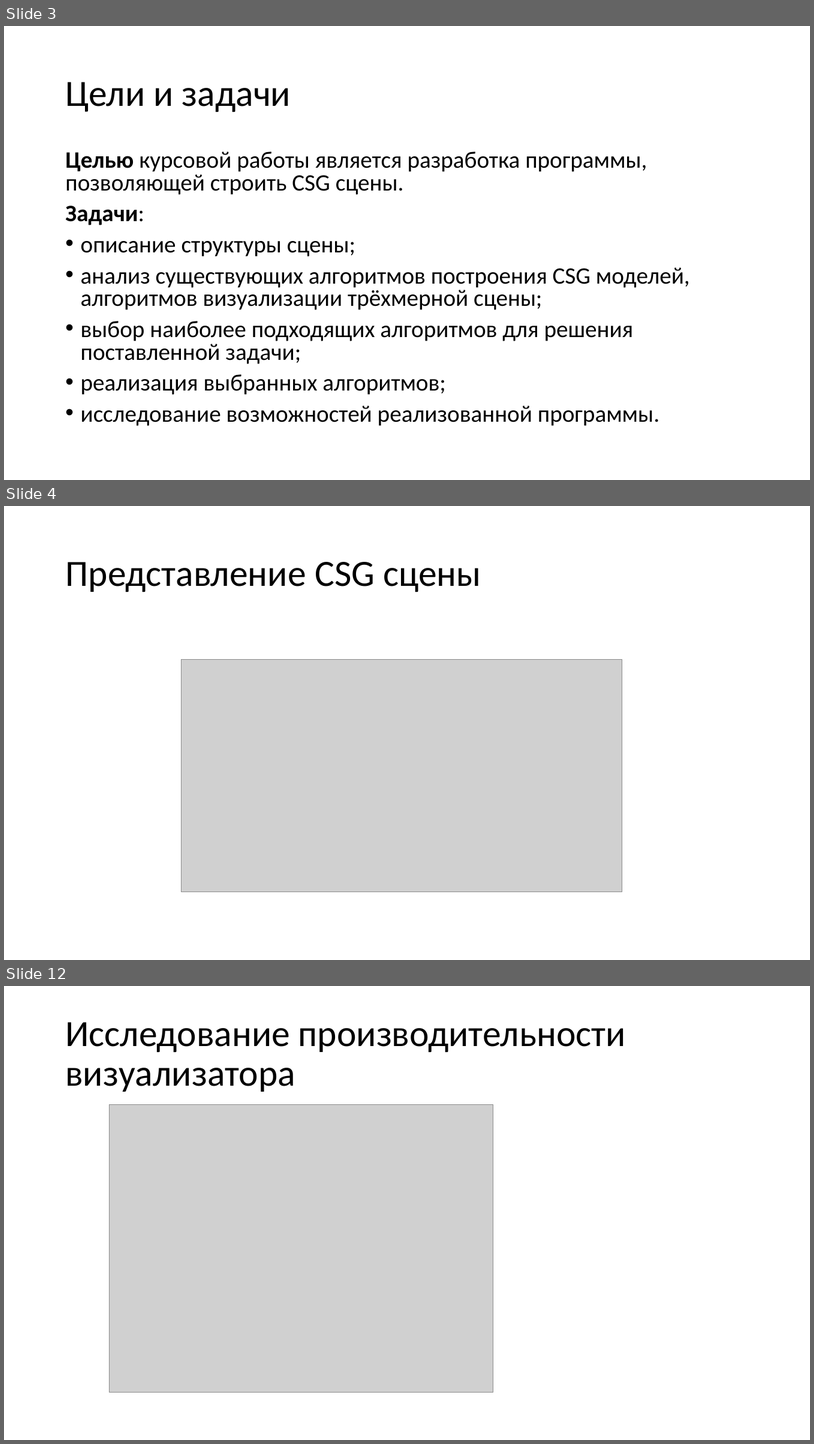
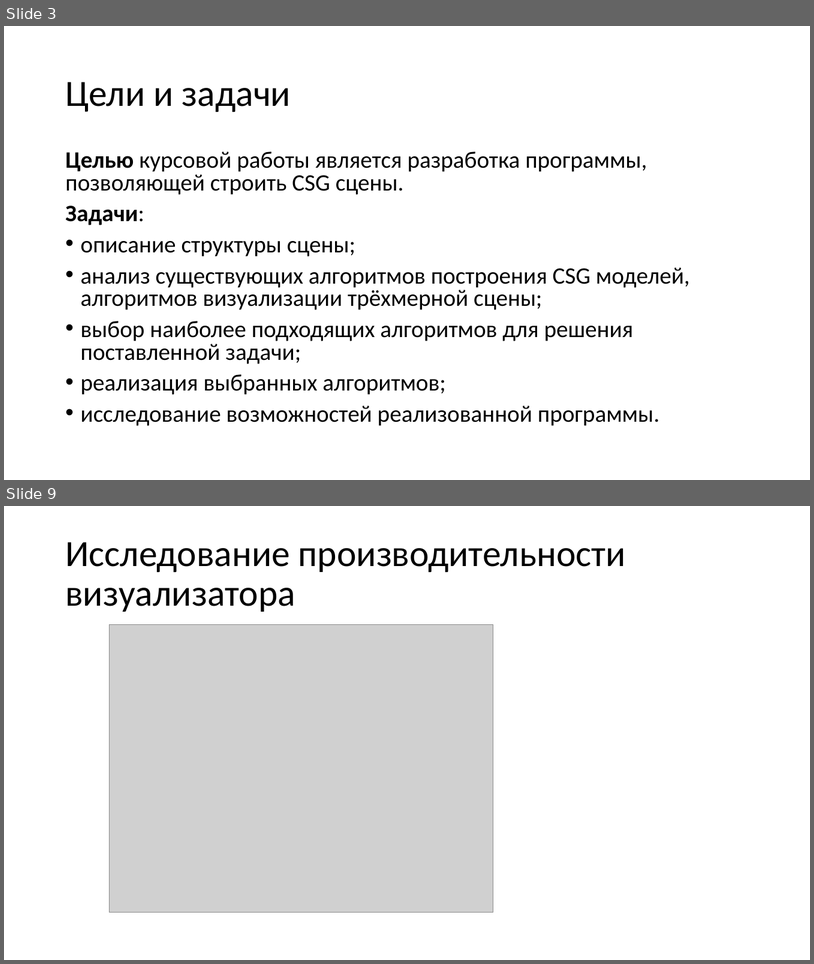
Before and after one commit to RomanQed/csg, a slide deck: docs/Курсовая_Презентация.pptx. Shown one above the other, each under a label of ours: slides 3, 4 and 12 before the commit, slides 3 and 9 after it; the slides between them are not shown. The pictures are 814x1444 and 814x964 pixels, drawn with LibreOffice and Linux fonts; fonts in the diff are those of the drawing; grey boxes stand for pictures. Boxes give left, top, right and bottom in pixels: in the first picture for what was removed or moved away, otherwise in the second. Text is boxed around its words. In the diff, an @@ line names an element or a change of style, - is before the commit and + after.

```diff
--- a/docs/Курсовая_Презентация.pptx
+++ b/docs/Курсовая_Презентация.pptx
@@ slide 4 removed at (4,506,810,960), background #FFFFFF @@
@@ title removed at (65,562,481,592) @@
-Представление CSG сцены
@@ picture removed at (181,660,622,892) @@
@@ what was slide 12 is now slide 9 @@
```
Also in this commit, not shown: 4 slides changed, 1 slide added, 3 other slides removed, 2 other files.
